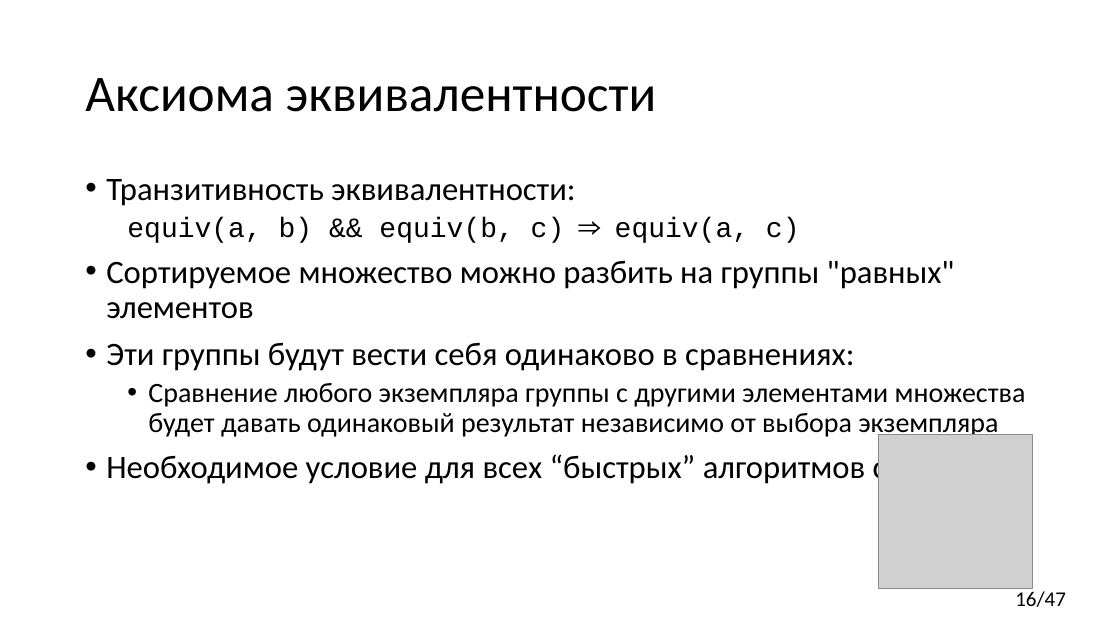
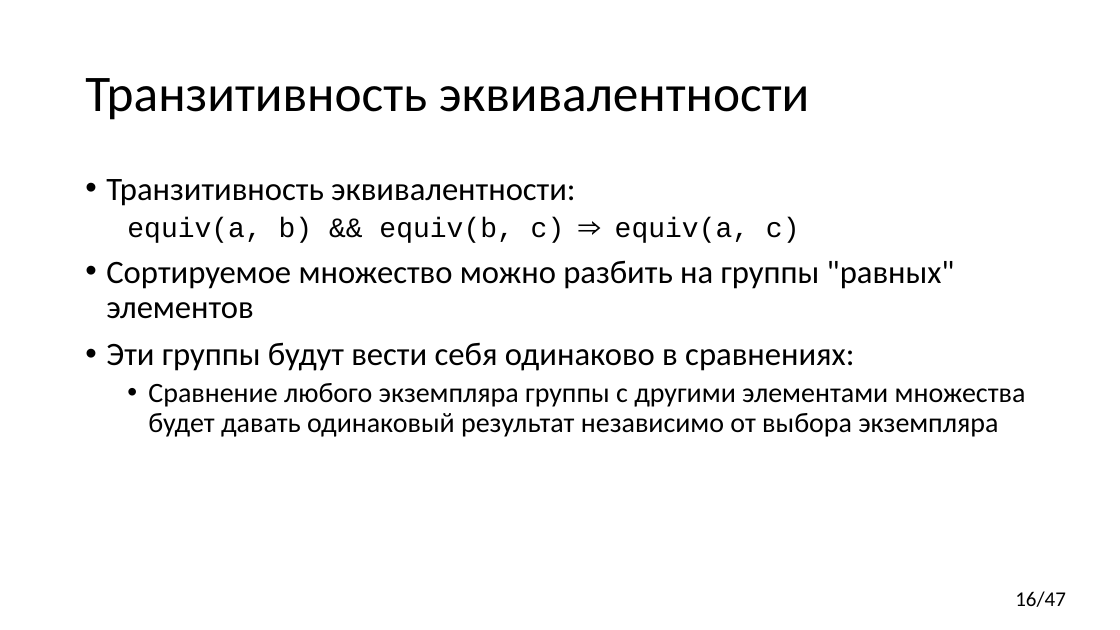
Before and after one commit to yugr/CppRussia, a slide deck: slide 16 of 2023/RU.pptx. Drawn at 1120x630 pixels with LibreOffice and Linux fonts; fonts in the diff are those of the drawing; grey boxes stand for pictures. Boxes give left, top, right and bottom in pixels: in the first picture for what was removed or moved away, otherwise in the second. Text is boxed around its words. In the diff, an @@ line names an element or a change of style, - is before the commit and + after.

```diff
--- a/2023/RU.pptx
+++ b/2023/RU.pptx
@@ title at box(85, 78, 810, 120): text changed @@
-Аксиома эквивалентности
+Транзитивность эквивалентности
@@ picture removed at box(879, 435, 1033, 589) @@
@@ text at box(106, 452, 1034, 487): paragraph removed @@
-• Необходимое условие для всех “быстрых” алгоритмов сортировки
```
Also in this commit, not shown: 8 other slides changed, 2 slides added.
